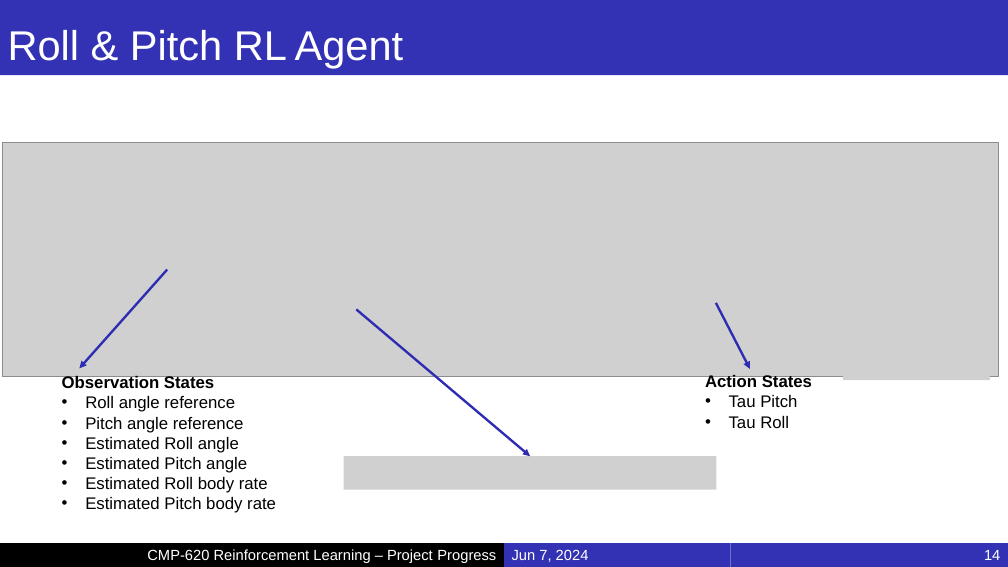
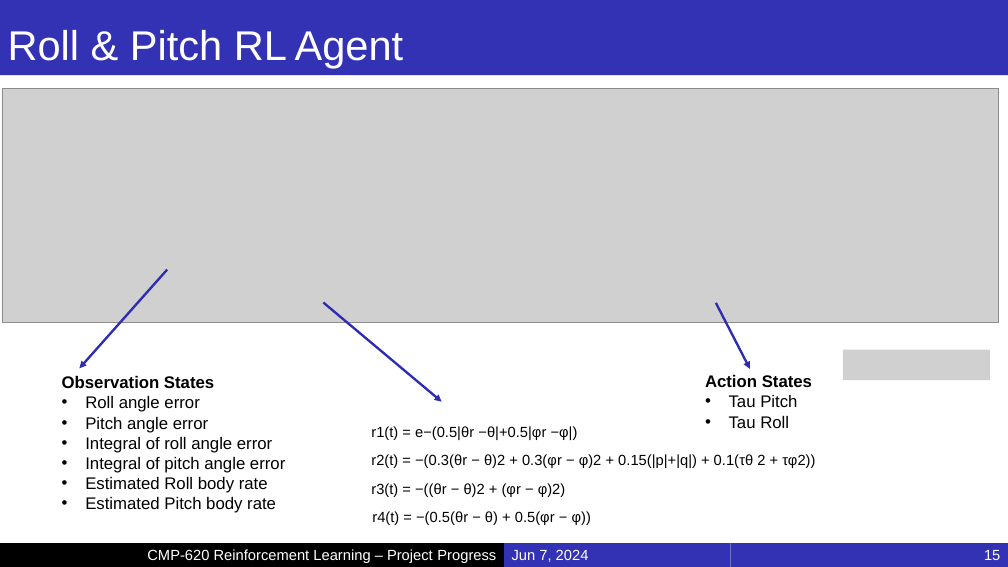
Before and after one commit to MucahidRidvanKaplan/ParrotQuadcopterRL, a slide deck: slide 15 of Presentations/Project_Final.pptx (slide 14 before the commit). Drawn at 1008x567 pixels with LibreOffice and Linux fonts; fonts in the diff are those of the drawing; grey boxes stand for pictures; background and template pictures are left out. Boxes give left, top, right and bottom in pixels: in the first picture for what was removed or moved away, otherwise in the second. Text is boxed around its words. In the diff, an @@ line names an element or a change of style, - is before the commit and + after.

```diff
--- a/Presentations/Project_Final.pptx
+++ b/Presentations/Project_Final.pptx
@@ picture: place and size @@
-picture at (2,142,1000,377)
+picture at (2,88,1000,322)
@@ arrow moved from (356, 309) - (530, 456) to (324, 302) - (442, 402) @@
@@ text at (85,396,285,473): text changed @@
-• Roll angle reference
-• Pitch angle reference
-• Estimated Roll angle
-• Estimated Pitch angle
+• Roll angle error
+• Pitch angle error
+• Integral of roll angle error
+• Integral of pitch angle error
@@ text added at (371,426,578,440), 14 pt, text #000000 @@
+r1(t) = e−(0.5|θr −θ|+0.5|φr −φ|)
@@ picture removed at (344,456,717,489) @@
@@ text added at (371,454,815,468), 14 pt, text #000000 @@
+r2(t) = −(0.3(θr − θ)2 + 0.3(φr − φ)2 + 0.15(|p|+|q|) + 0.1(τθ 2 + τφ2))
@@ text added at (371,483,566,497), 14 pt, text #000000 @@
+r3(t) = −((θr − θ)2 + (φr − φ)2)
@@ text added at (372,511,591,525), 14 pt, text #000000 @@
+r4(t) = −(0.5(θr − θ) + 0.5(φr − φ))
@@ page number at (984,550,1000,560): text changed @@
-14
+15
```
Also in this commit, not shown: 4 other slides changed.
